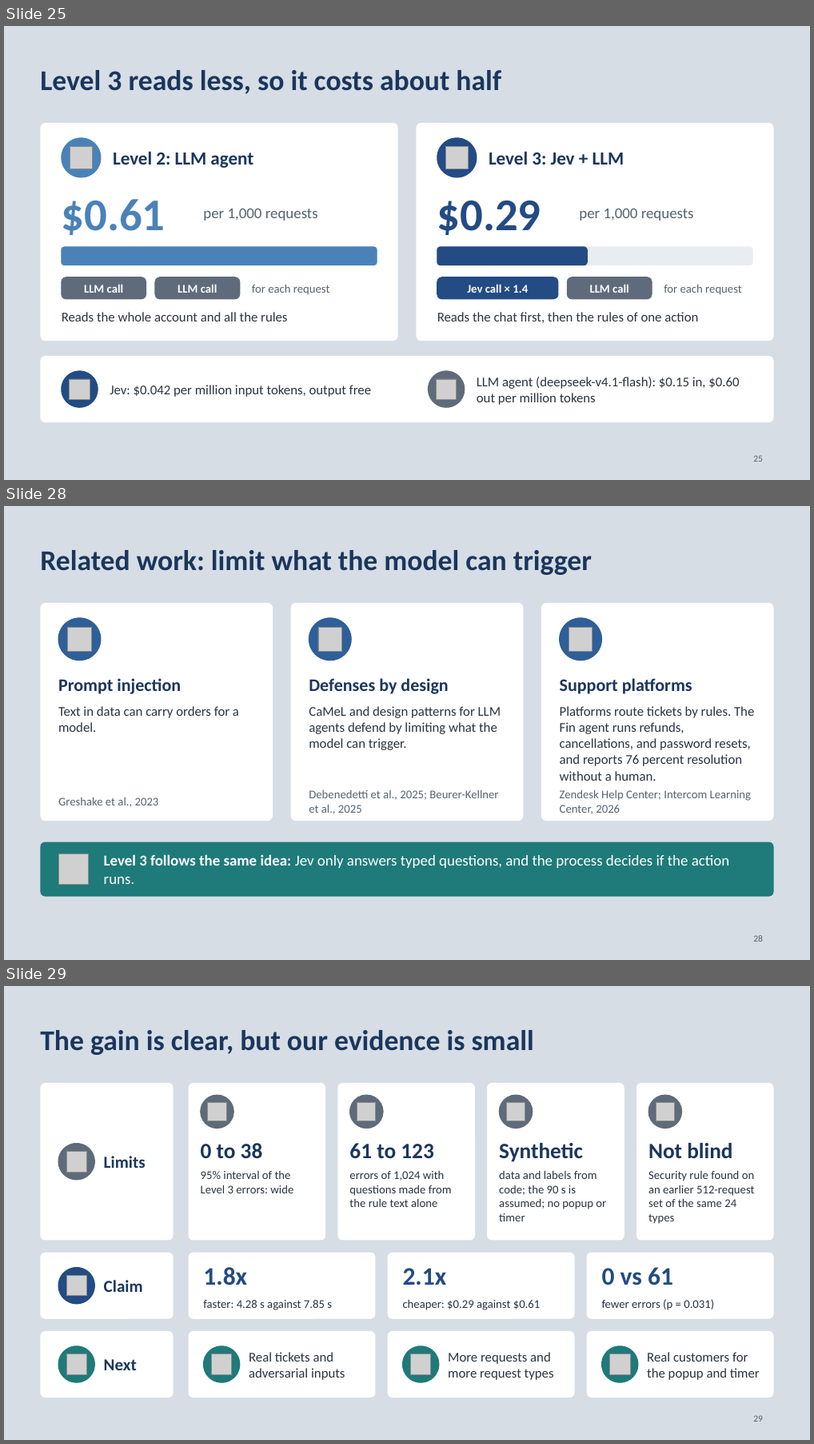
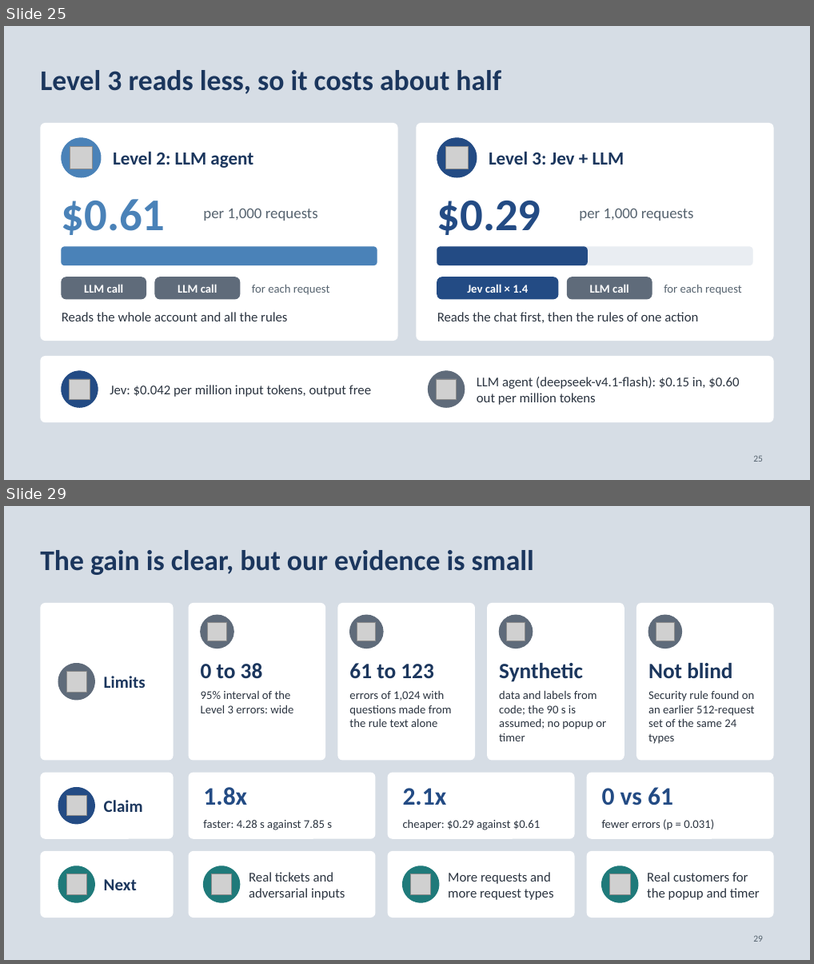
Before and after one commit to neilonthesky/english-presentation, a slide deck: slides/deck.pptx. Shown one above the other, each under a label of ours: slides 25, 28 and 29 before the commit, slides 25 and 29 after it; the slides between them are not shown. The pictures are 814x1444 and 814x964 pixels, drawn with LibreOffice and Linux fonts; fonts in the diff are those of the drawing; grey boxes stand for pictures. Boxes give left, top, right and bottom in pixels: in the first picture for what was removed or moved away, otherwise in the second. Text is boxed around its words. In the diff, an @@ line names an element or a change of style, - is before the commit and + after.

```diff
--- a/slides/deck.pptx
+++ b/slides/deck.pptx
@@ slide 28 removed at bbox=[4, 506, 810, 960], background #D6DDE5 @@
@@ text removed at bbox=[40, 550, 592, 575] @@
-Related work: limit what the model can trigger
@@ rounded rectangle removed at bbox=[40, 603, 273, 820] @@
@@ ellipse removed at bbox=[58, 618, 101, 660] @@
@@ rounded rectangle removed at bbox=[290, 603, 523, 820] @@
@@ ellipse removed at bbox=[309, 618, 351, 660] @@
@@ rounded rectangle removed at bbox=[542, 603, 774, 820] @@
@@ ellipse removed at bbox=[560, 618, 602, 660] @@
@@ picture removed at bbox=[67, 627, 91, 651] @@
@@ picture removed at bbox=[318, 627, 342, 651] @@
@@ picture removed at bbox=[569, 627, 593, 651] @@
@@ text removed at bbox=[58, 678, 181, 694] @@
-Prompt injection
@@ text removed at bbox=[309, 678, 448, 694] @@
-Defenses by design
@@ text removed at bbox=[560, 678, 693, 694] @@
-Support platforms
@@ text removed at bbox=[58, 706, 239, 732] @@
-Text in data can carry orders for a model.
@@ text removed at bbox=[309, 706, 501, 750] @@
-CaMeL and design patterns for LLM agents defend by limiting what the model can trigger.
@@ text removed at bbox=[560, 706, 754, 780] @@
-Platforms route tickets by rules. The Fin agent runs refunds, cancellations, and password resets, and reports 76 percent resolution without a human.
@@ text removed at bbox=[309, 790, 498, 814] @@
-Debenedetti et al., 2025; Beurer-Kellner et al., 2025
@@ text removed at bbox=[560, 790, 751, 814] @@
-Zendesk Help Center; Intercom Learning Center, 2026
@@ text removed at bbox=[58, 797, 159, 807] @@
-Greshake et al., 2023
@@ rounded rectangle removed at bbox=[40, 842, 774, 896] @@
@@ picture removed at bbox=[58, 854, 89, 884] @@
@@ text removed at bbox=[104, 854, 730, 884] @@
-Level 3 follows the same idea: Jev only answers typed questions, and the process decides if the action runs.
@@ page number removed at bbox=[754, 935, 763, 941] @@
-28
```
Also in this commit, not shown: 2 slides changed, 2 slides added, 1 other slide removed, 7 other files.
